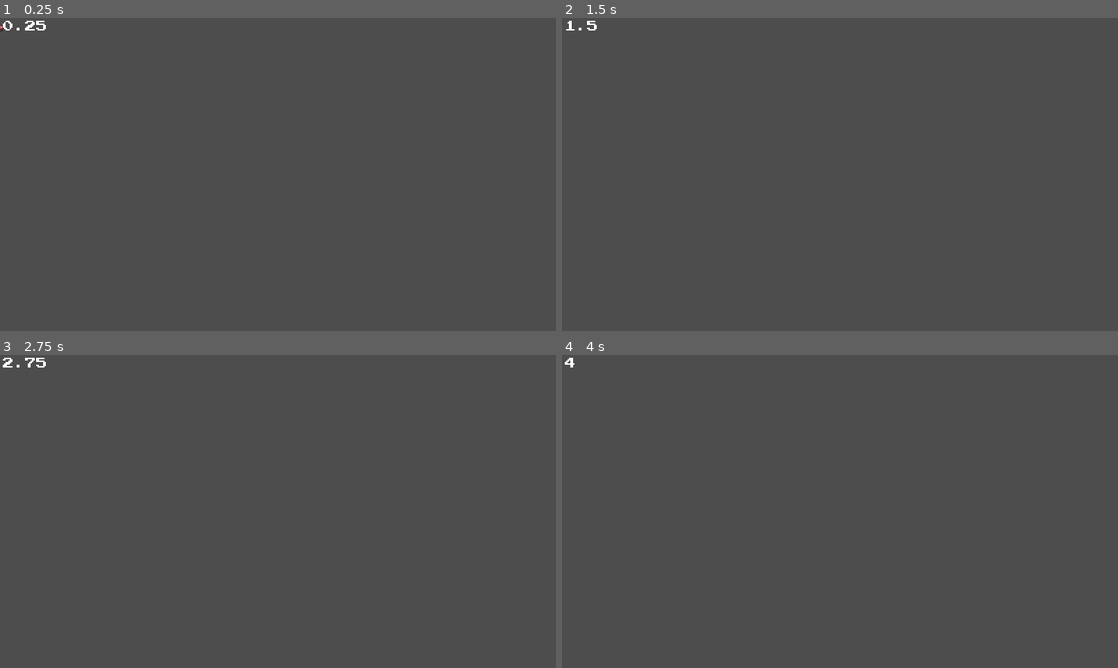
Above: before the commit, frames 1-4 (two rows, left to right).
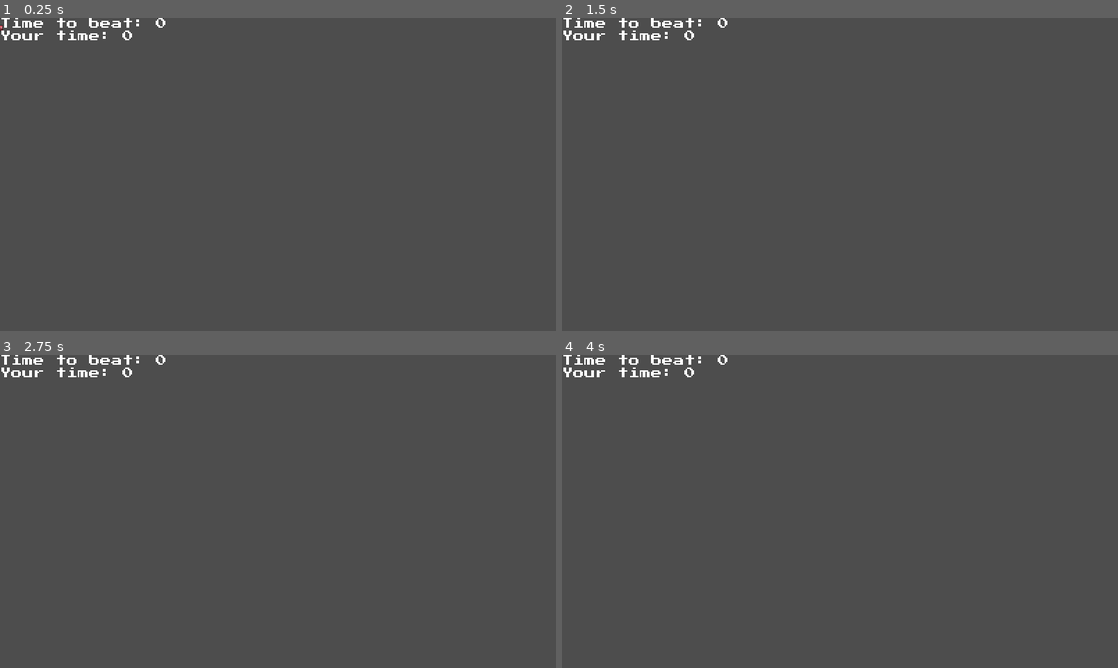
Above: after the commit, the same moments.

Repository: mdawso/dissertation
Game: Godot game, scene res://scenes/player.tscn
Same seed, same stepped clock (60 frames per second), same inputs: the game is played once before the commit and once after it. This scene is started directly instead of the project's main scene.
Inputs:
- Up to frame 1 (0.25 s): no input
- Up to frame 2 (1.5 s): hold Right (right) from 0.53 s (still down); tap Space (jump) at 0.6, 0.77, 1.07, 1.35 s
- Up to frame 3 (2.75 s): tap Space (jump) at 1.52, 1.82, 2.1 s; release Right (right) at 2.03 s; hold Left (left) from 2.03 s (still down)
- Up to frame 4 (4 s): release Left (left) at 2.78 s; hold Right (right) from 2.78 s (still down); tap Space (jump) at 2.85, 3.02, 3.32, 3.6, 3.77 s

The runs differ from the first frame. In frame 1, 0.5% of the frame differs, in the area x 0-30%, y 0-8%; in frame 2, 0.5%; in frame 3, 0.5%; in frame 4, 0.5%.

Commit message:
player mode is done

Diff:
--- a/scenes/player.tscn
+++ b/scenes/player.tscn
@@ -21,12 +21,20 @@
 
 [node name="CanvasLayer" type="CanvasLayer" parent="."]
 
-[node name="TimerLabel" type="Label" parent="CanvasLayer"]
+[node name="VBoxContainer" type="VBoxContainer" parent="CanvasLayer"]
+offset_right = 40.0
+offset_bottom = 40.0
+
+[node name="TimeToBeatLabel" type="Label" parent="CanvasLayer/VBoxContainer"]
 unique_name_in_owner = true
-offset_left = 8.0
-offset_top = 8.0
-offset_right = 88.0
-offset_bottom = 24.0
+layout_mode = 2
+text = "TTB"
+label_settings = ExtResource("3_n5uid")
+vertical_alignment = 1
+
+[node name="TimerLabel" type="Label" parent="CanvasLayer/VBoxContainer"]
+unique_name_in_owner = true
+layout_mode = 2
 text = "Timer"
 label_settings = ExtResource("3_n5uid")
 vertical_alignment = 1
--- a/scripts/ai_player_v2.gd
+++ b/scripts/ai_player_v2.gd
@@ -192,10 +192,16 @@
 	else: return -2
 
 func reset() -> void:
-	self.global_position = spawnPosition
-	eval_time_reward(runTimer)
-	runTimer = 0
-	if MapSettings.rand and Globals.Map.has_method("randomise_map"): Globals.Map.randomise_map()
+	if MapSettings.PlayerEnabled:
+		Globals.timeToBeat = runTimer
+		if Globals.Player: Globals.Player.start_timer()
+		#print(Globals.timeToBeat)
+		queue_free()
+	else:
+		self.global_position = spawnPosition
+		eval_time_reward(runTimer)
+		runTimer = 0
+		if MapSettings.rand and Globals.Map.has_method("randomise_map"): Globals.Map.randomise_map()
 
 func _ready() -> void:
 
--- a/scripts/globals.gd
+++ b/scripts/globals.gd
@@ -12,3 +12,5 @@
 	else: return false
 
 var Map : TileMapLayer
+
+var timeToBeat : float
--- a/scripts/player.gd
+++ b/scripts/player.gd
@@ -2,41 +2,52 @@
 
 @onready var sprite_2d: Sprite2D = %Sprite2D
 @onready var timer_label: Label = %TimerLabel
+@onready var time_to_beat_label: Label = %TimeToBeatLabel
 
 const SPEED = 300.0
 const JUMP_VELOCITY = -400
 
 var timer : float
 var timerRunning : bool
+var finished : bool = true
 
 var spawnPoint : Vector2
 
 func reset() -> void:
-	self.global_position = spawnPoint
+	pass
+	#self.global_position = spawnPoint
+
+func start_timer() -> void:
+	finished = false
+	timerRunning = true
 
 func _ready() -> void:
 	timer = 0
-	timerRunning = true
 	Globals.Player = self
 	spawnPoint = self.global_position
 
 func _physics_process(delta: float) -> void:
+
+	time_to_beat_label.text = "Time to beat: " + str(snapped(Globals.timeToBeat, 0.01))
+	timer_label.text = "Your time: " + str(snapped(timer, 0.01))
+
 	# Add the gravity.
 	if not is_on_floor():
 		velocity += get_gravity() * delta
 
-	# Handle jump.
-	if Input.is_action_just_pressed("jump") and is_on_floor():
-		velocity.y = JUMP_VELOCITY
+	if not finished:
+		# Handle jump.
+		if Input.is_action_just_pressed("jump") and is_on_floor():
+			velocity.y = JUMP_VELOCITY
 
-	# Get the input direction and handle the movement/deceleration.
-	var direction := Input.get_axis("left", "right")
+		# Get the input direction and handle the movement/deceleration.
+		var direction := Input.get_axis("left", "right")
 
-	if direction:
-		velocity.x = direction * SPEED
-		sprite_2d.flip_h = true if direction < 0 else false # Flip the sprite based on direction
-	else:
-		velocity.x = move_toward(velocity.x, 0, SPEED)
+		if direction:
+			velocity.x = direction * SPEED
+			sprite_2d.flip_h = true if direction < 0 else false # Flip the sprite based on direction
+		else:
+			velocity.x = move_toward(velocity.x, 0, SPEED)
 
 	move_and_slide()
 
@@ -45,7 +56,7 @@
 
 func increment_timer(delta : float) -> void:
 	timer += delta
-	timer_label.text = str(snapped(timer, 0.01))
 
 func stop_timer() -> void:
 	timerRunning = false
+	finished = true
Binary file added: writeup/figures/bt.png
Not shown, added: writeup/figures/bt.png.import
Binary file removed: writeup/figures/fsm.png
Binary file added: writeup/figures/fsm_example.png
Not shown, added: writeup/figures/fsm_example.png.import
Binary file added: writeup/figures/goap.png
Not shown, added: writeup/figures/goap.png.import
Binary file added: writeup/figures/godot_environment_basic.png
Not shown, added: writeup/figures/godot_environment_basic.png.import
Binary file added: writeup/figures/godot_nodes_basic.png
Not shown, added: writeup/figures/godot_nodes_basic.png.import
Binary file changed: writeup/figures/mdp_framework.png
(and 14 more such lines)
